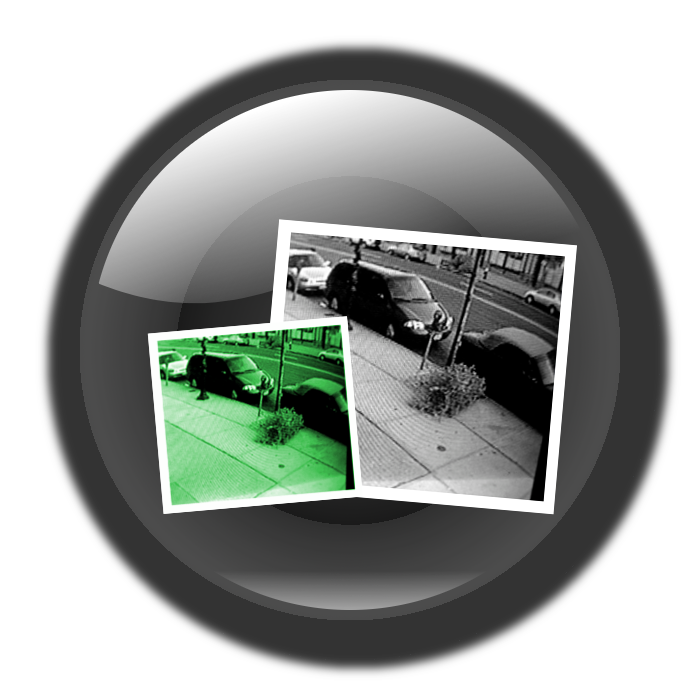
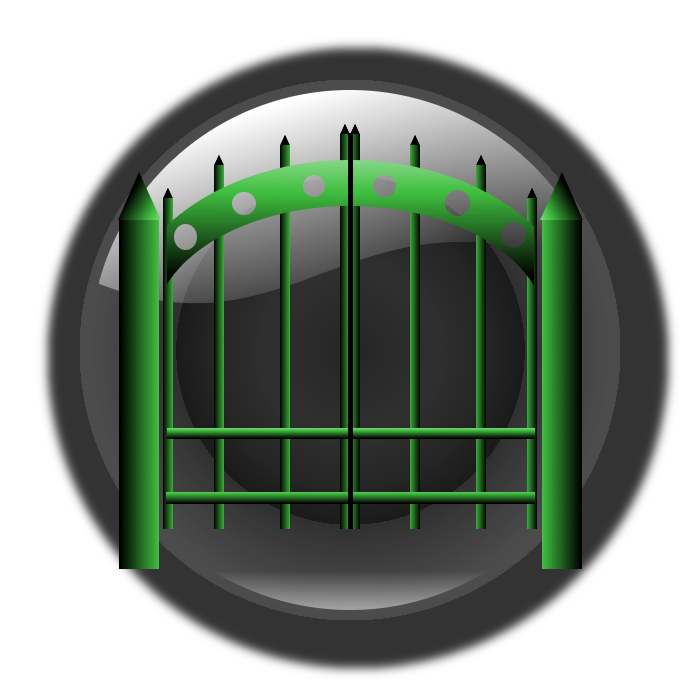
Revision of a layered w=700, h=700 image; what changed, layer by layer:
added layer "Iron Post Lock copy" above "Iron Post Bottom 2 copy" over [348, 133, 353, 529]
added layer "Iron Post Bottom 2 copy" above "Iron Post Bottom copy" over [167, 428, 535, 439]
added layer "Iron Post Bottom copy" above "Iron Post Top copy" over [166, 492, 535, 504]
added layer "Iron Post Top copy" above "Iron Spears Left copy" over [167, 160, 534, 286]
added layer "Iron Spears Left copy" above "Iron Spears Right copy" over [163, 123, 350, 529]
added layer "Iron Spears Right copy" above "Iron Post Right copy" over [350, 123, 537, 529]
added layer "Iron Post Right copy" above "Iron Post Left copy" over [540, 172, 583, 569]
added layer "Iron Post Left copy" above "Image Resolution Big On" over [118, 172, 161, 569]
hid "Image Resolution Small On" over [147, 316, 364, 514]
hid "Image Resolution Small Off" over [147, 316, 364, 514]
hid "Image Resolution Big Off" over [255, 218, 578, 516]
